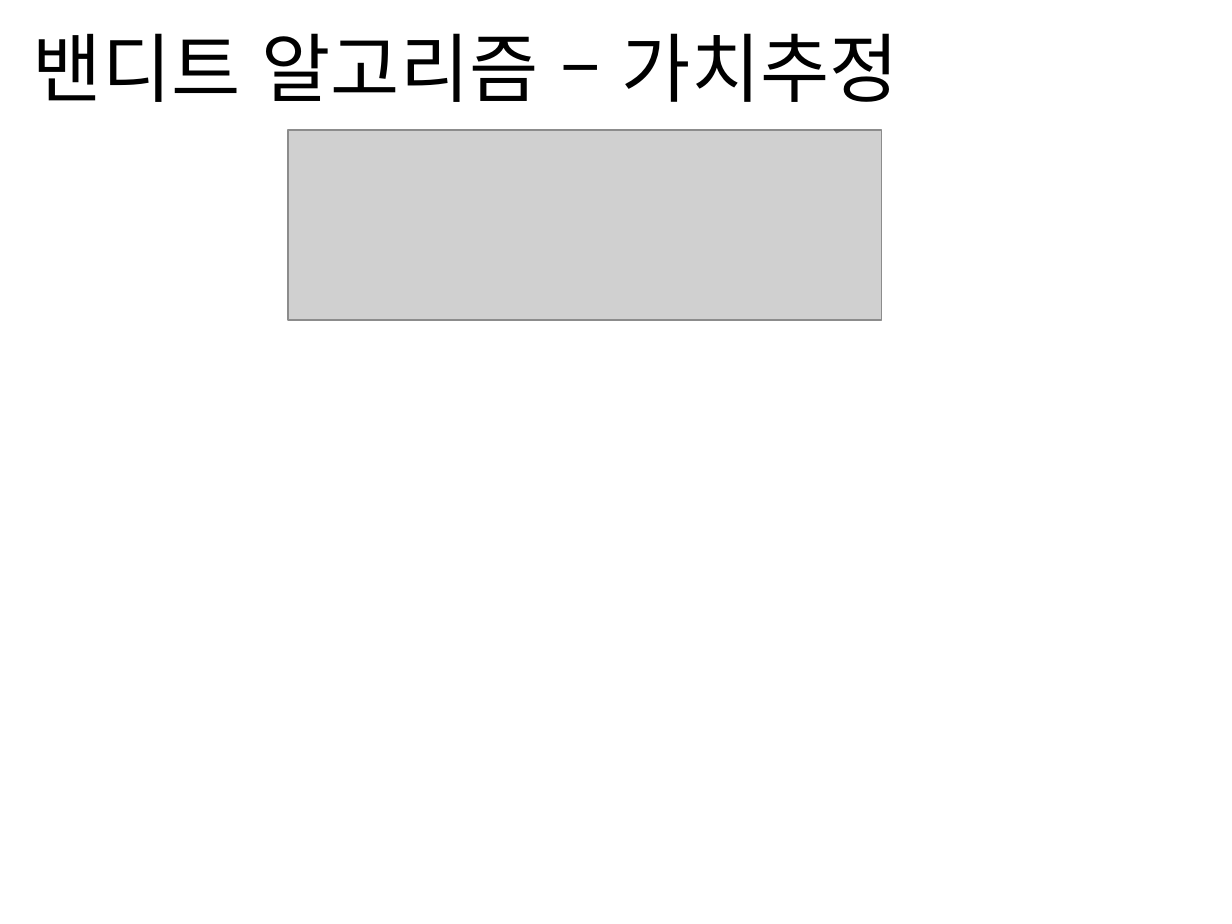
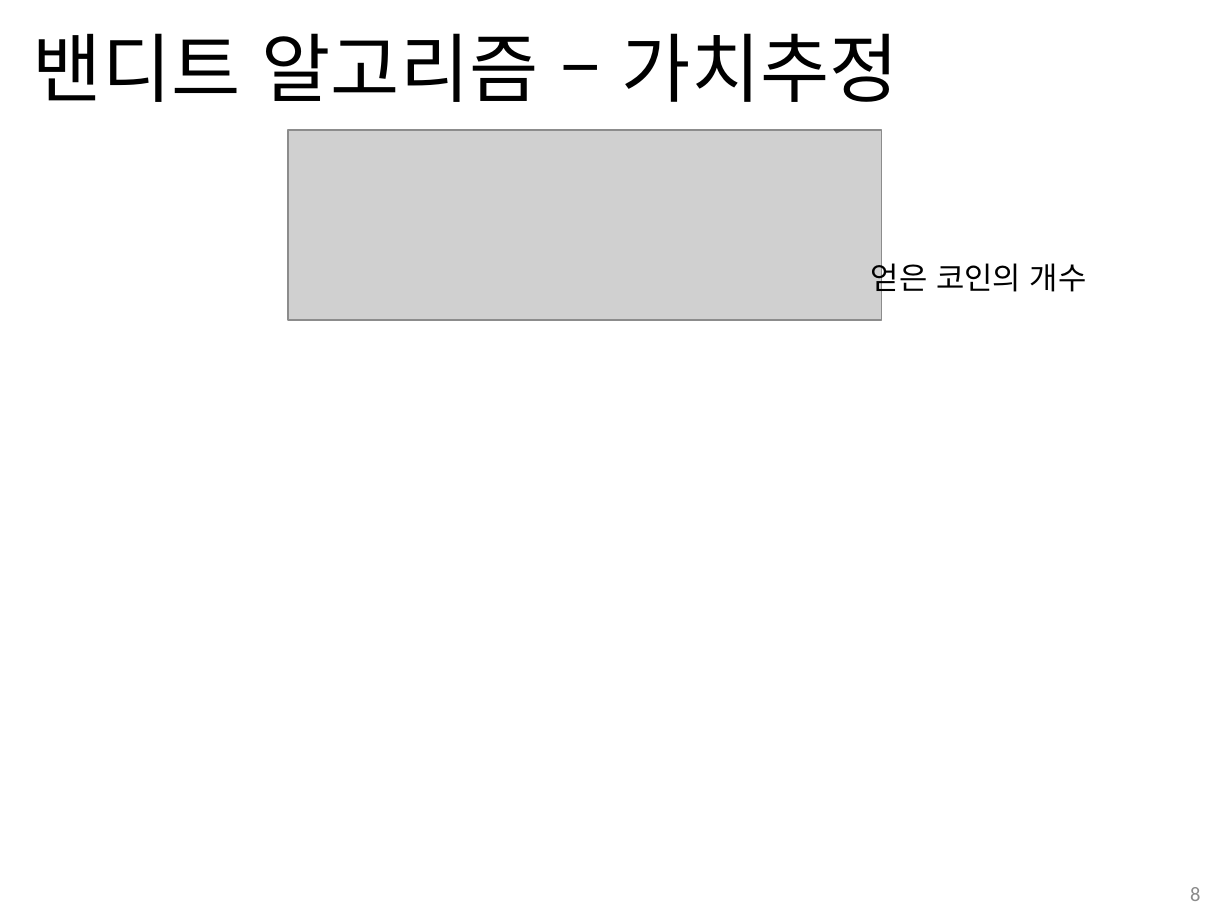
Before and after one commit to jhahncs/Class-Reinforcement-Learning, a slide deck: slide 8 of slides/강화학습_ch1_벤디트문제.pptx. Drawn at 1232x924 pixels with LibreOffice and Linux fonts; fonts in the diff are those of the drawing; grey boxes stand for pictures. Boxes give left, top, right and bottom in pixels: in the first picture for what was removed or moved away, otherwise in the second. Text is boxed around its words. In the diff, an @@ line names an element or a change of style, - is before the commit and + after.

```diff
--- a/slides/강화학습_ch1_벤디트문제.pptx
+++ b/slides/강화학습_ch1_벤디트문제.pptx
@@ text added at [871, 258, 1087, 298], 18 pt, text #000000 @@
+얻은 코인의 개수
@@ page number added at [1190, 887, 1200, 901], 12 pt, text #8C8C8C @@
+8
```
Also in this commit, not shown: 16 other slides changed, 8 slides added, 1 other file.
